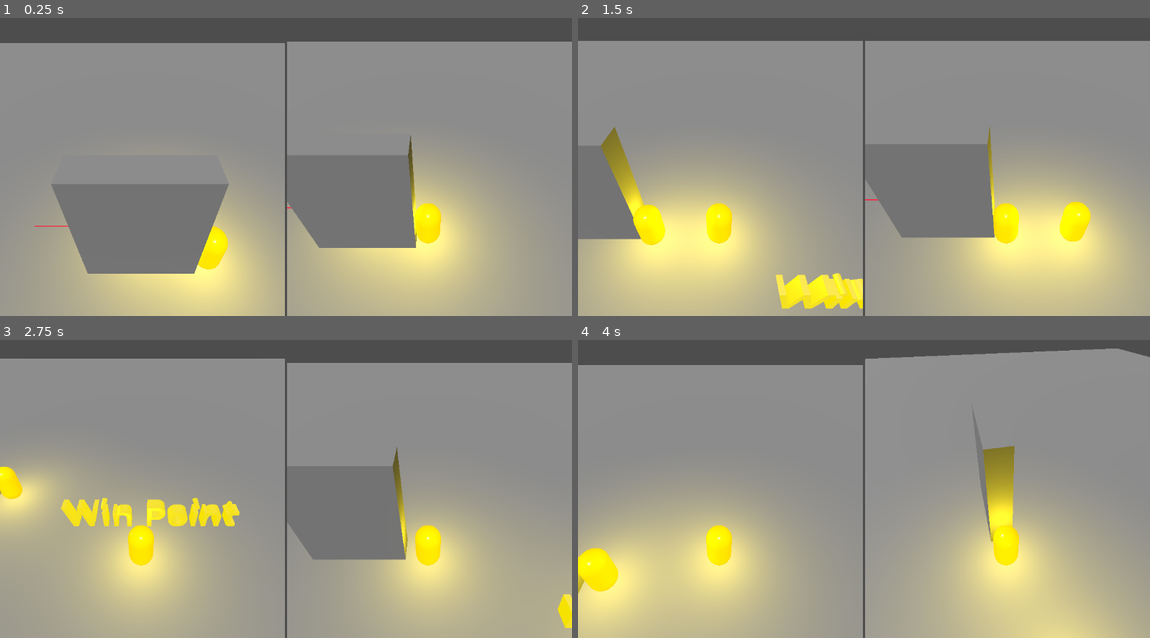
Above: before the commit, frames 1-4 (two rows, left to right).
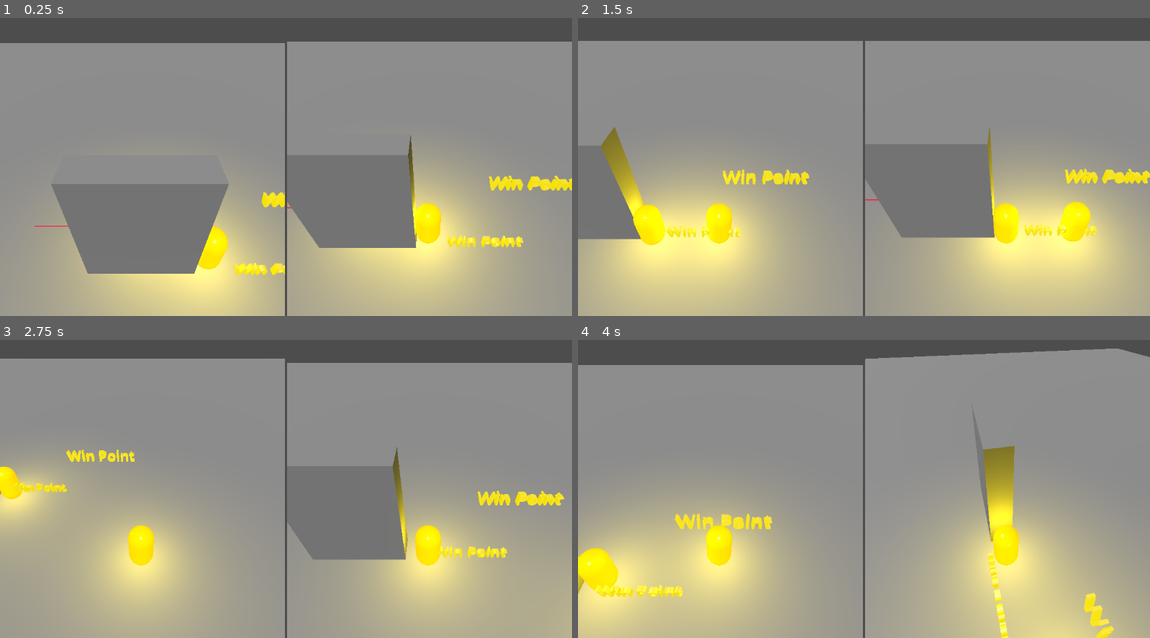
Above: after the commit, the same moments.

Repository: AmirHA-dotcom/BugsBuzzy
Game: Godot game, scene res://Scense/Main.tscn
Two runs of this game, one before a commit and one after it. Both use one fixed random seed, a clock stepped at 60 frames per second and the inputs below. Before the commit the project starts from res://Scense/node_3d.tscn.
Inputs:
- Up to frame 1 (0.25 s): no input
- Up to frame 2 (1.5 s): tap Enter (ui_accept) at 0.5, 0.77 s; hold D (p1_move_right) 0.53-1.28 s; tap Keypad 2 (p2_move_down) at 0.6 s; hold S (p1_move_down) from 1.28 s (still down); tap Keypad 4 (p2_move_left) at 1.35 s
- Up to frame 3 (2.75 s): tap Enter (ui_accept) at 1.52 s; release S (p1_move_down) at 2.03 s; hold D (p1_move_right) from 2.03 s (still down); tap Keypad 6 (p2_move_right) at 2.1 s
- Up to frame 4 (4 s): release D (p1_move_right) at 2.78 s; hold W (p1_move_up) 2.78-3.53 s; tap Keypad 8 (p2_move_up) at 2.85 s; tap Enter (ui_accept) at 3.02, 3.77 s; hold A (p1_move_left) from 3.53 s (still down); hold Keypad 7 (p2_rotate_left) from 3.53 s (still down)

The runs differ from the first frame. In frame 1, 1.3% of the frame differs, in the area x 41-100%, y 52-87%; in frame 2, 2.8%; in frame 3, 3.1%, in the area x 2-100%, y 36-97%; in frame 4, 1.5%.

Commit message:
new win points

Diff:
--- a/Map/FallTrap.tscn
+++ b/Map/FallTrap.tscn
@@ -10,6 +10,8 @@
 albedo_color = Color(0, 0, 0, 1)
 
 [node name="FallTrap" type="Area3D"]
+collision_layer = 3
+collision_mask = 3
 script = ExtResource("1_kei0c")
 
 [node name="CollisionShape3D" type="CollisionShape3D" parent="."]
--- /dev/null
+++ b/Map/respawn_point.tscn
@@ -0,0 +1,3 @@
+[gd_scene format=3 uid="uid://ce6o1tf5tscjx"]
+
+[node name="Respawn_Point" type="Marker3D"]
--- a/Map/trap.gd
+++ b/Map/trap.gd
@@ -1,10 +1,11 @@
+# Trap.gd
 extends Area3D
 
 func _ready() -> void:
-	# Safer than relying on editor wiring:
 	body_entered.connect(_on_body_entered)
 
 func _on_body_entered(body: Node) -> void:
-	# Adjust the name/class check to your player
-	if body is CharacterBody3D and body.name == "Player":
-		print("You Are Dead!")
+	if body is Player:                      # catches BOTH players
+		print("Player %d died!" % body.player_id)
+		# If you have respawn:
+		# body.respawn_to_checkpoint()
--- a/Map/trap.tscn
+++ b/Map/trap.tscn
@@ -12,6 +12,8 @@
 emission = Color(0.99181265, 0.02423393, 0.20303974, 1)
 
 [node name="Trap" type="Area3D"]
+collision_layer = 3
+collision_mask = 3
 script = ExtResource("1_ql4pf")
 
 [node name="CollisionShape3D" type="CollisionShape3D" parent="."]
--- a/Map/win_point.gd
+++ /dev/null
@@ -1,10 +0,0 @@
-extends Area3D
-
-func _ready() -> void:
-	# Safer than relying on editor wiring:
-	body_entered.connect(_on_body_entered)
-
-func _on_body_entered(body: Node) -> void:
-	# Adjust the name/class check to your player
-	if body is CharacterBody3D and body.name == "Player":
-		print("You Won!")
--- /dev/null
+++ b/Map/win_point1.gd
@@ -0,0 +1,13 @@
+# WinPoint.gd
+extends Area3D
+
+@export var target_player_id: int = 1
+signal player_won(player_id: int)
+
+func _ready() -> void:
+	body_entered.connect(_on_body_entered)
+
+func _on_body_entered(body: Node) -> void:
+	if body is Player and body.player_id == target_player_id:
+		print("Player %d Won!" % target_player_id)
+		player_won.emit(target_player_id)
--- a/Map/win_point.tscn
+++ b/Map/win_point1.tscn
@@ -1,6 +1,6 @@
 [gd_scene load_steps=5 format=3 uid="uid://1euwhhrkb7il"]
 
-[ext_resource type="Script" uid="uid://d0th05kf7s2lc" path="res://Map/win_point.gd" id="1_j5v7b"]
+[ext_resource type="Script" uid="uid://d0th05kf7s2lc" path="res://Map/win_point1.gd" id="1_j5v7b"]
 
 [sub_resource type="StandardMaterial3D" id="StandardMaterial3D_o8hbd"]
 metallic = 1.0
@@ -15,7 +15,9 @@
 
 [sub_resource type="BoxShape3D" id="BoxShape3D_j5v7b"]
 
-[node name="Win_Point" type="Area3D"]
+[node name="Win_Point1" type="Area3D"]
+collision_layer = 2
+collision_mask = 2
 script = ExtResource("1_j5v7b")
 
 [node name="MeshInstance3D" type="MeshInstance3D" parent="."]
--- /dev/null
+++ b/Map/win_point2.gd
@@ -0,0 +1,13 @@
+# WinPoint.gd
+extends Area3D
+
+@export var target_player_id: int = 2
+signal player_won(player_id: int)
+
+func _ready() -> void:
+	body_entered.connect(_on_body_entered)
+
+func _on_body_entered(body: Node) -> void:
+	if body is Player and body.player_id == target_player_id:
+		print("Player %d Won!" % target_player_id)
+		player_won.emit(target_player_id)
--- /dev/null
+++ b/Map/win_point2.tscn
@@ -0,0 +1,28 @@
+[gd_scene load_steps=5 format=3 uid="uid://cgm8q2qvy4vx"]
+
+[ext_resource type="Script" uid="uid://bu0on7pfkjs6j" path="res://Map/win_point2.gd" id="1_fnm5v"]
+
+[sub_resource type="StandardMaterial3D" id="StandardMaterial3D_o8hbd"]
+metallic = 1.0
+metallic_specular = 1.0
+roughness = 0.35
+emission_enabled = true
+emission = Color(0.9478503, 0.87246233, 7.70092e-07, 1)
+
+[sub_resource type="TextMesh" id="TextMesh_j5v7b"]
+material = SubResource("StandardMaterial3D_o8hbd")
+text = "Win Point"
+
+[sub_resource type="BoxShape3D" id="BoxShape3D_j5v7b"]
+
+[node name="Win_Point2" type="Area3D"]
+collision_layer = 4
+collision_mask = 4
+script = ExtResource("1_fnm5v")
+
+[node name="MeshInstance3D" type="MeshInstance3D" parent="."]
+mesh = SubResource("TextMesh_j5v7b")
+
+[node name="CollisionShape3D" type="CollisionShape3D" parent="."]
+transform = Transform3D(1, 0, 0, 0, 0.19276935, 0, 0, 0, 0.3446535, 0, 0, 0)
+shape = SubResource("BoxShape3D_j5v7b")
--- a/Player/player.gd
+++ b/Player/player.gd
@@ -1,4 +1,5 @@
 #Player Controller
+class_name Player
 extends CharacterBody3D
 
 @export var	 player_id = 1
--- a/Scense/node_3d.tscn
+++ b/Scense/Main.tscn
@@ -1,15 +1,12 @@
-[gd_scene load_steps=8 format=3 uid="uid://1xfvj1p7ev1x"]
+[gd_scene load_steps=9 format=3 uid="uid://1xfvj1p7ev1x"]
 
-[ext_resource type="PackedScene" uid="uid://chwnd3cftco3p" path="res://Map/floor.tscn" id="1_7m6t5"]
-[ext_resource type="PackedScene" uid="uid://d01ykwgu2i8xg" path="res://Player/player.tscn" id="2_7dr2q"]
-[ext_resource type="PackedScene" uid="uid://dd3yne4nsjp6u" path="res://Map/wall.tscn" id="3_wussv"]
-[ext_resource type="PackedScene" uid="uid://1euwhhrkb7il" path="res://Map/win_point.tscn" id="4_qomno"]
-[ext_resource type="PackedScene" uid="uid://cq3n4hchfl5v5" path="res://Map/trap.tscn" id="5_ycy7t"]
-
-[ext_resource type="PackedScene" uid="uid://ctaknjncpv3em" path="res://Map/FallTrap.tscn" id="6_akrxb"]
-
-[ext_resource type="PackedScene" path="res://Map/wall.tscn" id="3_wussv"]
-
+[ext_resource type="PackedScene" uid="uid://chwnd3cftco3p" path="res://Map/floor.tscn" id="1_kh0yo"]
+[ext_resource type="PackedScene" uid="uid://dd3yne4nsjp6u" path="res://Map/wall.tscn" id="2_i1awr"]
+[ext_resource type="PackedScene" uid="uid://cq3n4hchfl5v5" path="res://Map/trap.tscn" id="3_35vgc"]
+[ext_resource type="PackedScene" uid="uid://ctaknjncpv3em" path="res://Map/FallTrap.tscn" id="4_bvni8"]
+[ext_resource type="PackedScene" uid="uid://d01ykwgu2i8xg" path="res://Player/player.tscn" id="5_b73pd"]
+[ext_resource type="PackedScene" uid="uid://1euwhhrkb7il" path="res://Map/win_point1.tscn" id="6_fa28u"]
+[ext_resource type="PackedScene" uid="uid://cgm8q2qvy4vx" path="res://Map/win_point2.tscn" id="7_p1rog"]
 
 [sub_resource type="Environment" id="Environment_7dr2q"]
 volumetric_fog_enabled = true
@@ -27,17 +24,13 @@
 [node name="DirectionalLight3D" type="DirectionalLight3D" parent="."]
 transform = Transform3D(1, 0, 0, 0, 0.53358495, 0.84574646, 0, -0.84574646, 0.53358495, 0, 0, 0)
 
-[node name="wall" parent="." instance=ExtResource("3_wussv")]
+[node name="wall" parent="." instance=ExtResource("2_i1awr")]
 
-[node name="Win_Point" parent="." instance=ExtResource("4_qomno")]
-transform = Transform3D(10, 0, 0, 0, 10, 0, 0, 0, 10, 10.616684, 1.509275, 2.9461403)
-
-[node name="Trap" parent="." instance=ExtResource("5_ycy7t")]
+[node name="Trap" parent="." instance=ExtResource("3_35vgc")]
 transform = Transform3D(1, 0, 0, 0, 1, 0, 0, 0, 1, -3.8027365, 0.0059845448, -1.5025456)
 
-[node name="FallTrap" parent="." instance=ExtResource("6_akrxb")]
+[node name="FallTrap" parent="." instance=ExtResource("4_bvni8")]
 transform = Transform3D(1, 0, 0, 0, 1, 0, 0, 0, 1, -8.136252, 0.016440094, -1.1265135)
-
 
 [node name="Control" type="Control" parent="."]
 layout_mode = 3
@@ -68,8 +61,9 @@
 size_2d_override_stretch = true
 render_target_update_mode = 4
 
-[node name="Player1" parent="Control/HBoxContainer/SubViewportContainer/SubViewport" instance=ExtResource("2_7dr2q")]
+[node name="Player1" parent="Control/HBoxContainer/SubViewportContainer/SubViewport" instance=ExtResource("5_b73pd")]
 transform = Transform3D(1, 0, 0, 0, 1, 0, 0, 0, 1, 0, 1.0484784, 0)
+collision_layer = 2
 
 [node name="SubViewportContainer2" type="SubViewportContainer" parent="Control/HBoxContainer"]
 layout_mode = 2
@@ -82,6 +76,13 @@
 size_2d_override_stretch = true
 render_target_update_mode = 4
 
-[node name="Player2" parent="Control/HBoxContainer/SubViewportContainer2/SubViewport" instance=ExtResource("2_7dr2q")]
+[node name="Player2" parent="Control/HBoxContainer/SubViewportContainer2/SubViewport" instance=ExtResource("5_b73pd")]
 transform = Transform3D(1, 0, 0, 0, 1, 0, 0, 0, 1, 1.5610292, 0.8142977, 0)
+collision_layer = 4
 player_id = 2
+
+[node name="Win_Point1" parent="." instance=ExtResource("6_fa28u")]
+transform = Transform3D(3.865, 0, 0, 0, 3.865, 0, 0, 0, 3.865, 4.6601977, 0.8833017, 0.67069215)
+
+[node name="Win_Point2" parent="." instance=ExtResource("7_p1rog")]
+transform = Transform3D(5.75, 0, 0, 0, 5.75, 0, 0, 0, 5.75, 7.5777917, 0.9478424, -2.2511606)
--- a/project.godot
+++ b/project.godot
@@ -47,6 +47,16 @@
 "events": [Object(InputEventKey,"resource_local_to_scene":false,"resource_name":"","device":-1,"window_id":0,"alt_press …(192 unchanged characters)…
 , Object(InputEventJoypadButton,"resource_local_to_scene":false,"resource_name":"","device":0,"button_index":12,"pressure":0.0,"pressed":false,"script":null)
 , Object(InputEventJoypadMotion,"resource_local_to_scene":false,"resource_name":"","device":0,"axis":1,"axis_value":1.0,"script":null)
+]
+}
+rotate_left={
+"deadzone": 0.2,
+"events": [null, Object(InputEventKey,"resource_local_to_scene":false,"resource_name":"","device":0,"window_id":0,"alt_pressed":false,"shift_pressed":false,"ctrl_pressed":false,"meta_pressed":false,"pressed":false,"keycode":0,"physical_keycode":81,"key_label":0,"unicode":0,"location":0,"echo":false,"script":null)
+]
+}
+rotate_right={
+"deadzone": 0.2,
+"events": [Object(InputEventKey,"resource_local_to_scene":false,"resource_name":"","device":0,"window_id":0,"alt_pressed":false,"shift_pressed":false,"ctrl_pressed":false,"meta_pressed":false,"pressed":false,"keycode":0,"physical_keycode":69,"key_label":0,"unicode":0,"location":0,"echo":false,"script":null)
 ]
 }
 p1_rotate_left={
Renamed: Map/win_point.gd.uid -> Map/win_point1.gd.uid
Not shown, added: Map/win_point2.gd.uid
Not shown: 1 places in Scense/Main.tscn that only renumber resources
